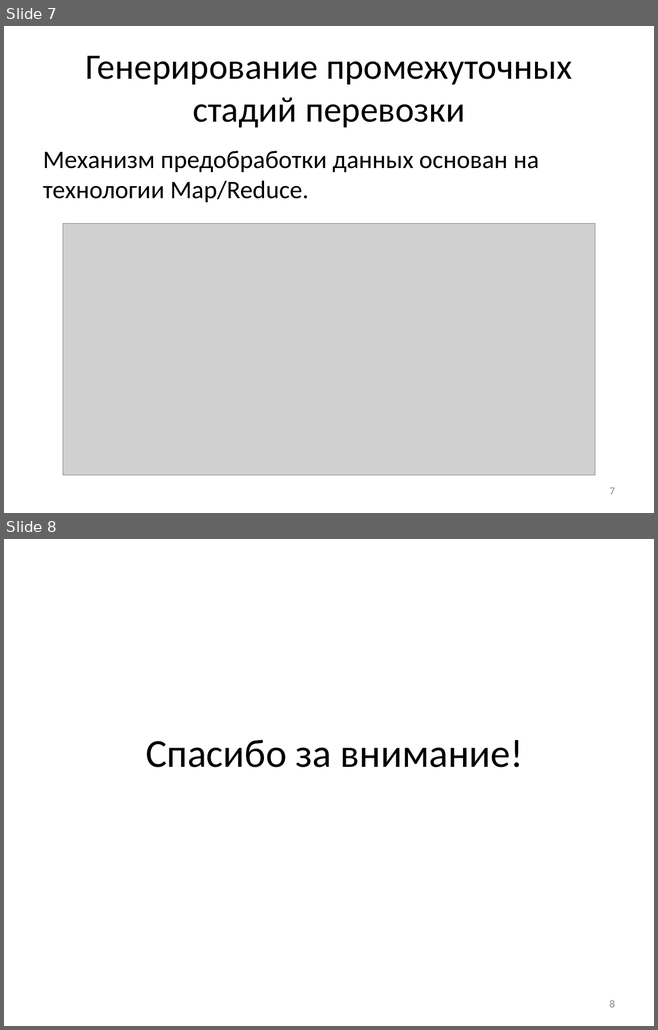
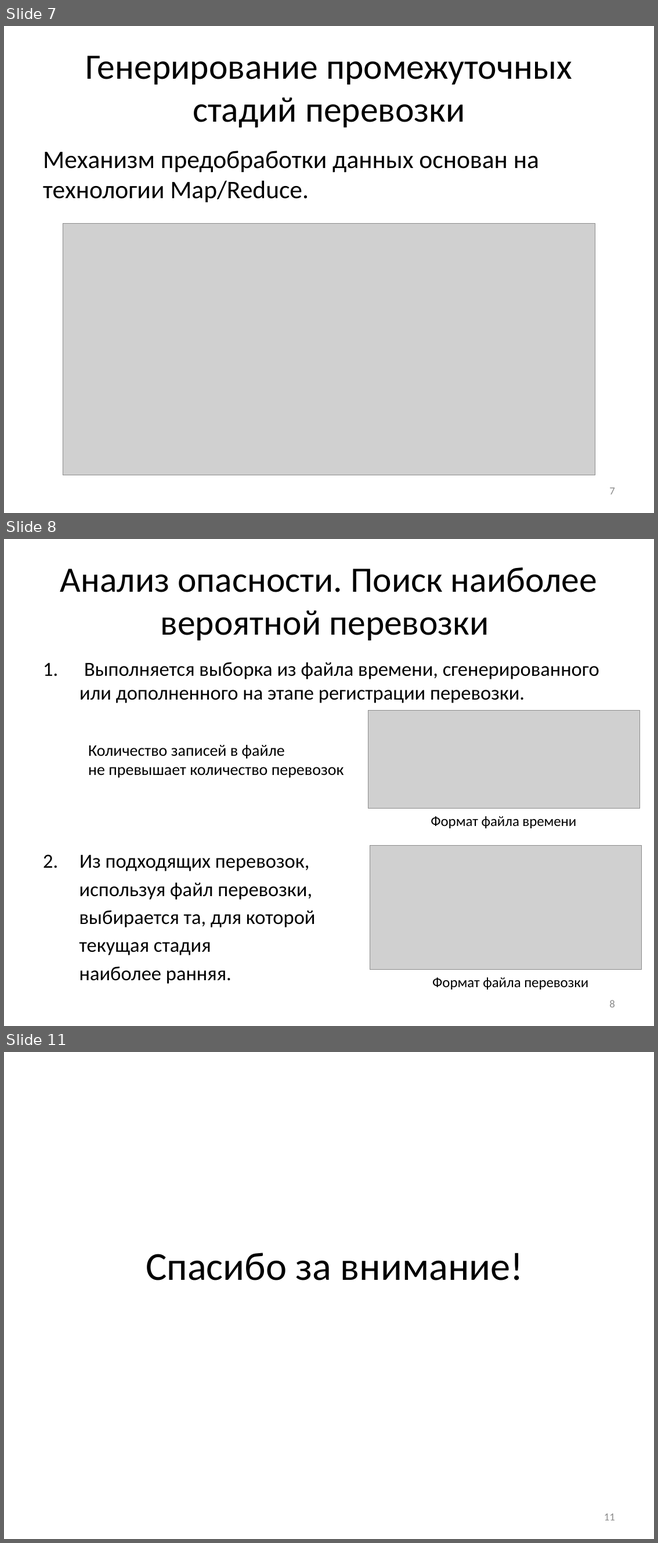
Before and after one commit to SanSanch5/BachelorDiplom, a slide deck: РПЗ/Презентация.pptx. Shown one above the other, each under a label of ours: slides 7 and 8 before the commit, slides 7, 8 and 11 after it; the slides between them are not shown. The pictures are 658x1030 and 658x1543 pixels, drawn with LibreOffice and Linux fonts; fonts in the diff are those of the drawing; grey boxes stand for pictures. Boxes give left, top, right and bottom in pixels: in the first picture for what was removed or moved away, otherwise in the second. Text is boxed around its words. In the diff, an @@ line names an element or a change of style, - is before the commit and + after.

```diff
--- a/РПЗ/Презентация.pptx
+++ b/РПЗ/Презентация.pptx
@@ slide 8 added at [4, 539, 654, 1026], background #FFFFFF @@
@@ title added at [60, 567, 597, 641], 39.6 pt, text #000000 @@
+Анализ опасности. Поиск наиболее вероятной перевозки
@@ text added at [79, 662, 599, 984], 22.2 pt, text #000000 @@
+1. Выполняется выборка из файла времени, сгенерированного или дополненного на этапе регистрации перевозки.
+2. Из подходящих перевозок,
+используя файл перевозки,
+выбирается та, для которой
+текущая стадия
+наиболее ранняя.
@@ picture added at [368, 711, 639, 809] @@
@@ text added at [88, 745, 344, 778], 18 pt, text #000000 @@
+Количество записей в файле
+не превышает количество перевозок
@@ text added at [430, 816, 576, 828], 16 pt, text #000000 @@
+Формат файла времени
@@ picture added at [370, 846, 641, 971] @@
@@ text added at [432, 977, 588, 990], 16 pt, text #000000 @@
+Формат файла перевозки
@@ page number added at [609, 1000, 614, 1008], 12 pt, text #8C8C8C @@
+8
@@ what was slide 8 is now slide 11 @@
@@ page number at [604, 1514, 615, 1521]: text changed @@
-8
+11
```
Also in this commit, not shown: 2 other slides added, 4 other files.
